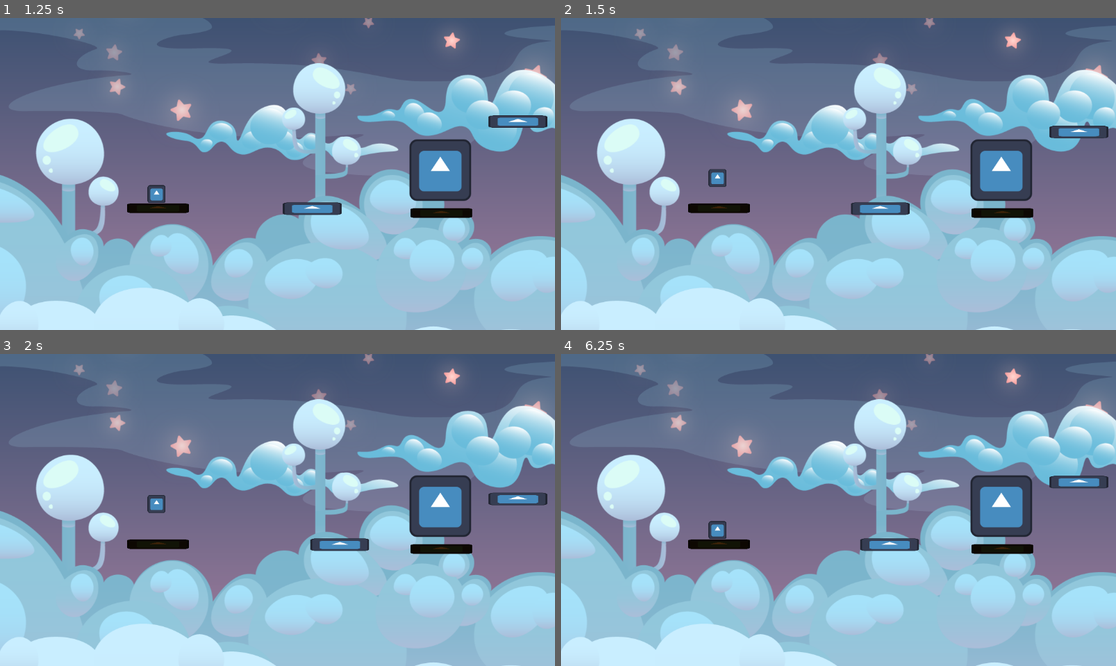
Above: before the commit, frames 1-4 (two rows, left to right).
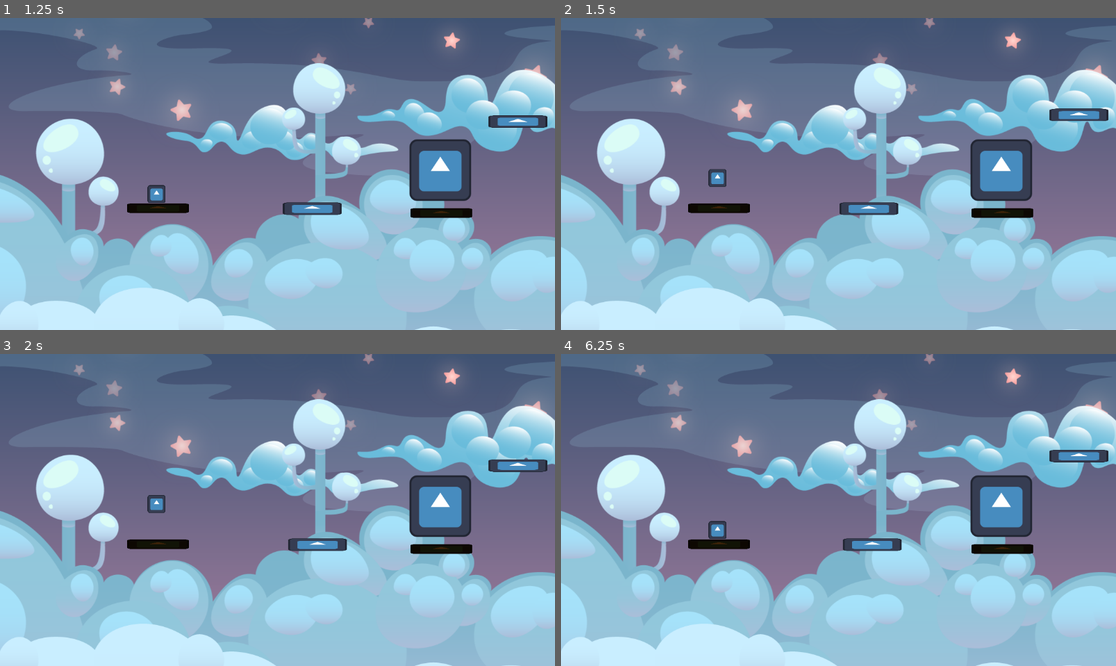
Above: after the commit, the same moments.

Repository: danigeri/Brackeys-Game-Jam
Game: Godot game, scene res://scenes/GameLoop/game_loop.tscn
Same seed, same stepped clock (60 frames per second), same inputs: the game is played once before the commit and once after it. The engine's default icon, where the game draws it, is replaced by a stand-in: a white triangle on a blue panel in a dark square.
Inputs (mouse positions are in pixels of both pictures, inside the frame that each line leads up to):
- Up to frame 1 (1.25 s): move the mouse to (316, 208) at 0.52 s; hold Right (right) from 0.53 s (still down); tap G (ghost_run) at 0.6 s; click (316, 208) at 0.67 s; tap Up (up) at 0.77, 1.07 s; tap P (player_run) at 0.8 s
- Up to frame 2 (1.5 s): keep holding Right (right); move the mouse to (1077, 120) at 1.27 s; tap P (player_run) at 1.35 s; click (1077, 120) at 1.42 s
- Up to frame 3 (2 s): keep holding Right (right); tap Up (up) at 1.52, 1.55, 1.82 s
- Up to frame 4 (6.25 s): move the mouse to (894, 441) at 2.02 s; release Right (right) at 2.03 s; hold Left (left) 2.03-2.78 s; tap Up (up) at 2.1, 3.02, 3.32, 3.77, 3.8, 4.07, 4.52, 4.82, 6.02, 6.05 s; tap G (ghost_run) at 2.3, 3.6, 4.55, 5.1 s; move the mouse to (1010, 469) at 2.77 s; hold Right (right) 2.78-4.28 s; click (1010, 469) at 2.85 s; tap P (player_run) at 3.05, 4.35, 5.3, 5.85 s; move the mouse to (1005, 556) at 3.52 s; tap Enter at 4.25 s; move the mouse to (672, 463) at 4.27 s; hold Left (left) 4.28-5.03 s; move the mouse to (866, 510) at 5.02 s; hold Right (right) 5.03-5.78 s; click (866, 510) at 5.17 s; move the mouse to (755, 432) at 5.77 s; hold Left (left) from 5.78 s (still down)

Frame 1 is identical in both runs. In frame 2, 1.2% of the frame differs, in the area x 50-99%, y 28-64%; in frame 3, 1.3%, in the area x 51-99%, y 33-64%; in frame 4, 1.2%.

Commit message:
fix platform reset

Diff:
--- a/scenes/KillZone/kill_zone.gd
+++ b/scenes/KillZone/kill_zone.gd
@@ -9,7 +9,7 @@
 
 func _on_body_entered(body: Node2D) -> void:
 	if body.is_in_group("Player"):
-		print("colliding element: ", body)
+		#print("colliding element: ", body)
 		if is_ghost_mode:
 			GameEvents.ghost_mode_on.emit(true)
 		else:
--- a/scenes/Platform/platform.gd
+++ b/scenes/Platform/platform.gd
@@ -63,13 +63,12 @@
 
 
 func ghost_mode_on(value) -> void:
-	if value:
-		position.x = start_x
-		position.y = start_y
-		if tween:
-			tween.kill()
-			tween = null
-	else:
+	position.x = start_x
+	position.y = start_y
+	if tween:
+		tween.kill()
+		tween = null
+	if not value:
 		if not tween:
 			_create_tween()
 
